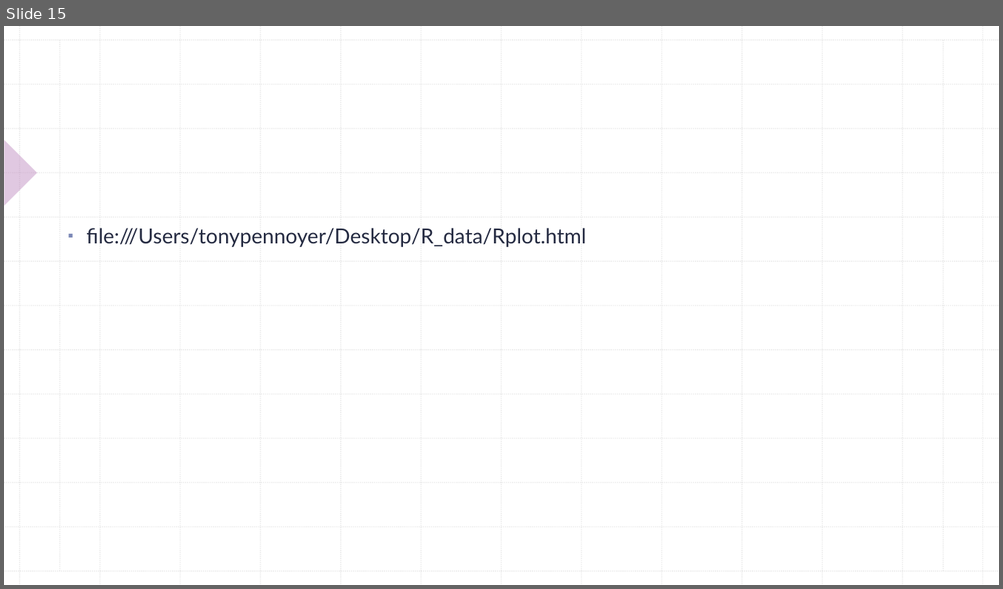
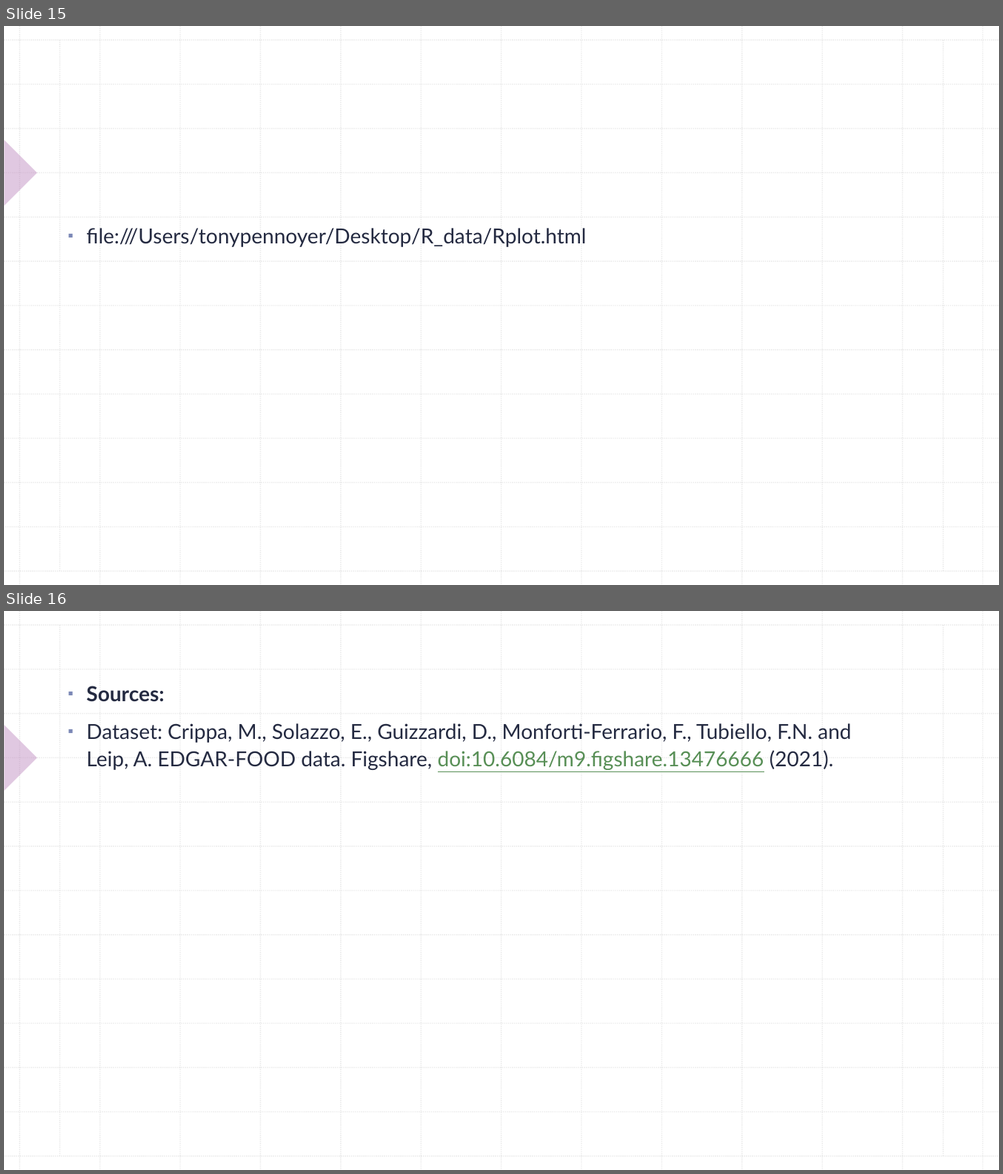
Before and after one commit to tonypennoyer/R_Project, a slide deck: R_project.pptx. Shown one above the other, each under a label of ours: slide 15 before the commit, slides 15 and 16 after it. The pictures are 1003x589 and 1003x1174 pixels, drawn with LibreOffice and Linux fonts; fonts in the diff are those of the drawing. Boxes give left, top, right and bottom in pixels: in the first picture for what was removed or moved away, otherwise in the second. Text is boxed around its words. In the diff, an @@ line names an element or a change of style, - is before the commit and + after.

Commit message:
powerpoint

```diff
--- a/R_project.pptx
+++ b/R_project.pptx
@@ slide 16 added at box(4, 611, 999, 1170), background #FFFFFF; not listed: 29 template elements that a slide beside it also shows @@
@@ text added at box(86, 686, 851, 770), 20 pt, text #242A41 @@
+▪ Sources:
+▪ Dataset: Crippa, M., Solazzo, E., Guizzardi, D., Monforti-Ferrario, F., Tubiello, F.N. and Leip, A. EDGAR-FOOD data. Figshare, doi:10.6084/m9.figshare.13476666 (2021).
```
